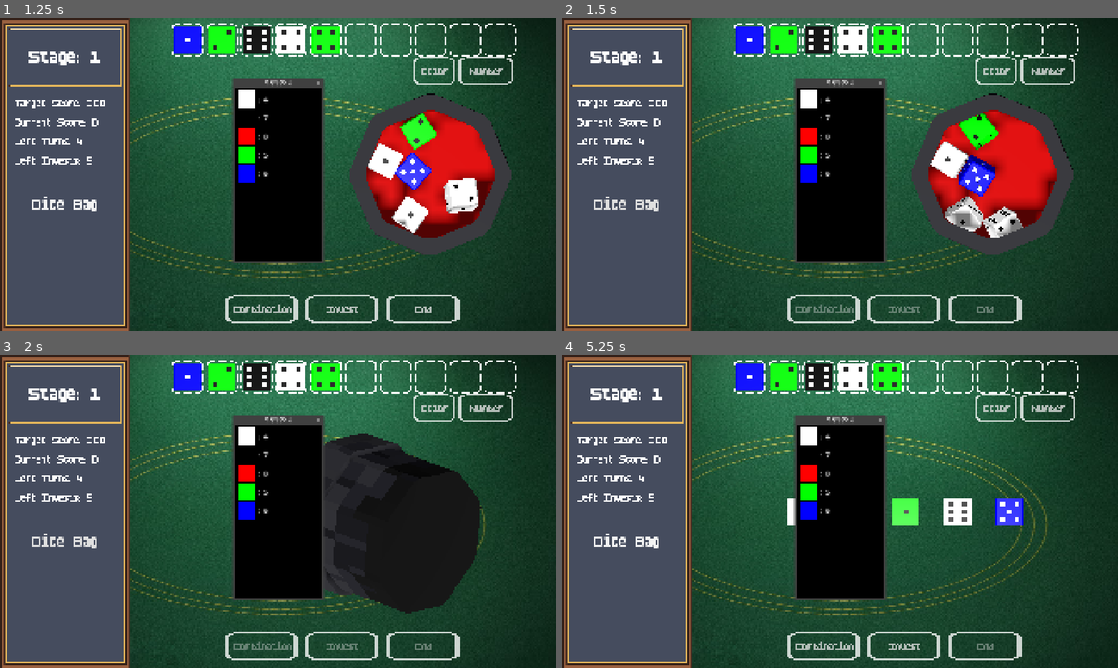
Above: before the commit, frames 1-4 (two rows, left to right).
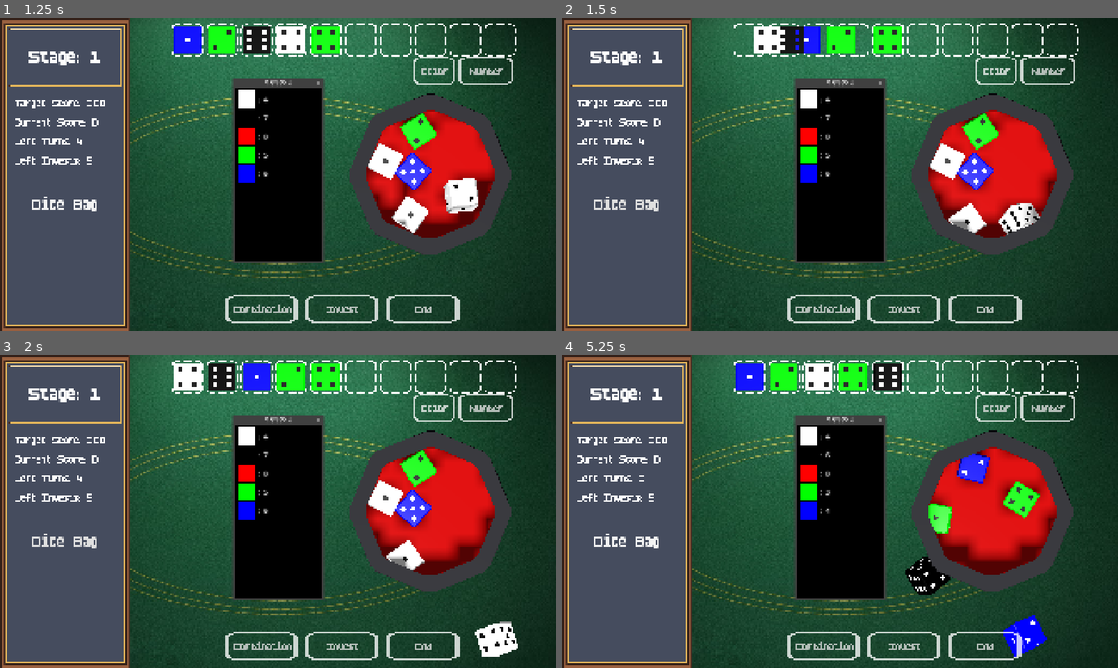
Above: after the commit, the same moments.

Repository: SangHyung-Jung/ColorDiceRollGame
Game: Godot game, scene res://main_screen.tscn
Two runs of this game, one before a commit and one after it. Both use one fixed random seed, a clock stepped at 60 frames per second and the inputs below.
Inputs (mouse positions are in pixels of both pictures, inside the frame that each line leads up to):
- Up to frame 1 (1.25 s): click "Dice Bag" at 0.5 s
- Up to frame 2 (1.5 s): click "Color" at 1.25 s
- Up to frame 3 (2 s): no input
- Up to frame 4 (5.25 s): click "Number" at 2 s; click "Combination" at 2.75 s; click "Invest" at 3.5 s; click (984, 646) at 4.25 s, where only the run after the commit has a clickable "End"; click "Dice Bag" at 5 s

Frame 1 is identical in both runs. In frame 2, 4.8% of the frame differs, in the area x 31-92%, y 2-95%; in frame 3, 18%, in the area x 31-94%, y 2-97%; in frame 4, 14%.

Commit message:
fix: make buttons clickable

Diff:
--- a/main_screen.gd
+++ b/main_screen.gd
@@ -248,7 +248,7 @@
 	view_dice_bag_button.pressed.connect(_on_view_dice_bag_pressed)
 	sort_by_color_button.pressed.connect(_on_sort_by_color_pressed)
 	sort_by_number_button.pressed.connect(_on_sort_by_number_pressed)
-	rolling_area.gui_input.connect(_on_rolling_area_gui_input)
+	#rolling_area.gui_input.connect(_on_rolling_area_gui_input)
 	rolling_area.resized.connect(_on_rolling_area_resized)
 
 func _update_ui_from_gamestate() -> void:
@@ -265,7 +265,7 @@
 		rolling_world.update_size(viewport_size)
 	call_deferred("_update_socket_positions")
 
-func _on_rolling_area_gui_input(event: InputEvent) -> void:
+func _gui_input(event: InputEvent) -> void:
 	if event is InputEventMouseButton and event.button_index == MOUSE_BUTTON_LEFT:
 		match current_state:
 			GameState.AWAITING_ROLL_INPUT:
@@ -281,7 +281,8 @@
 					get_viewport().set_input_as_handled()
 
 	if current_state == GameState.TURN_INTERACTION:
-		if input_manager.handle_input(event):
+		var local_event = rolling_area.make_input_local(event)
+		if input_manager.handle_input(local_event):
 			get_viewport().set_input_as_handled()
 
 func _on_roll_started() -> void:
--- a/main_screen.tscn
+++ b/main_screen.tscn
@@ -27,6 +27,7 @@
 anchor_bottom = 1.0
 grow_horizontal = 2
 grow_vertical = 2
+mouse_filter = 2
 texture = ExtResource("5_wevgp")
 expand_mode = 1
 
@@ -198,6 +199,7 @@
 anchor_bottom = 1.0
 grow_horizontal = 2
 grow_vertical = 2
+mouse_filter = 2
 stretch = true
 
 [node name="SubViewport" type="SubViewport" parent="MainLayout/GameArea/RollingArea"]
